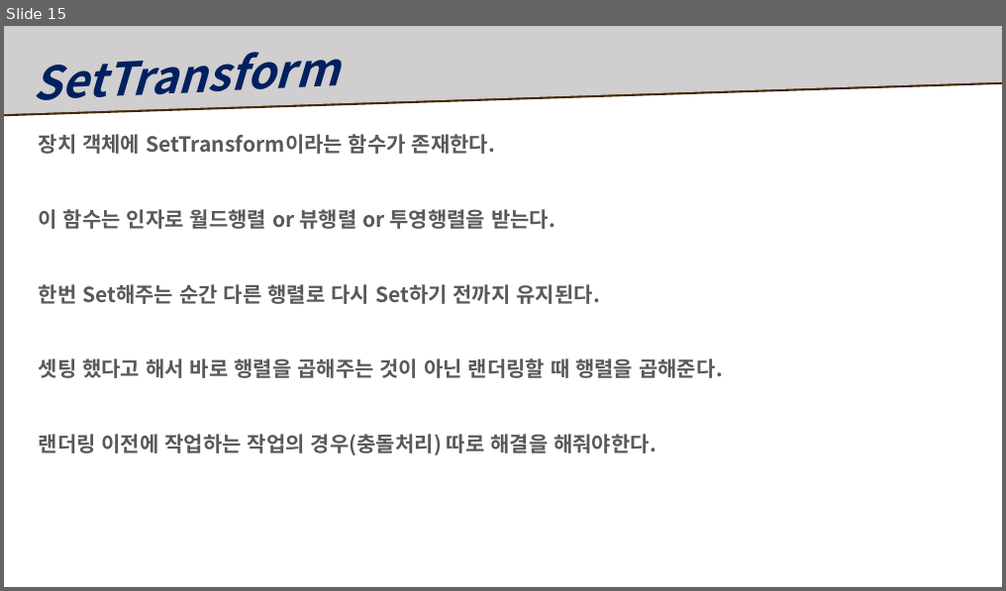
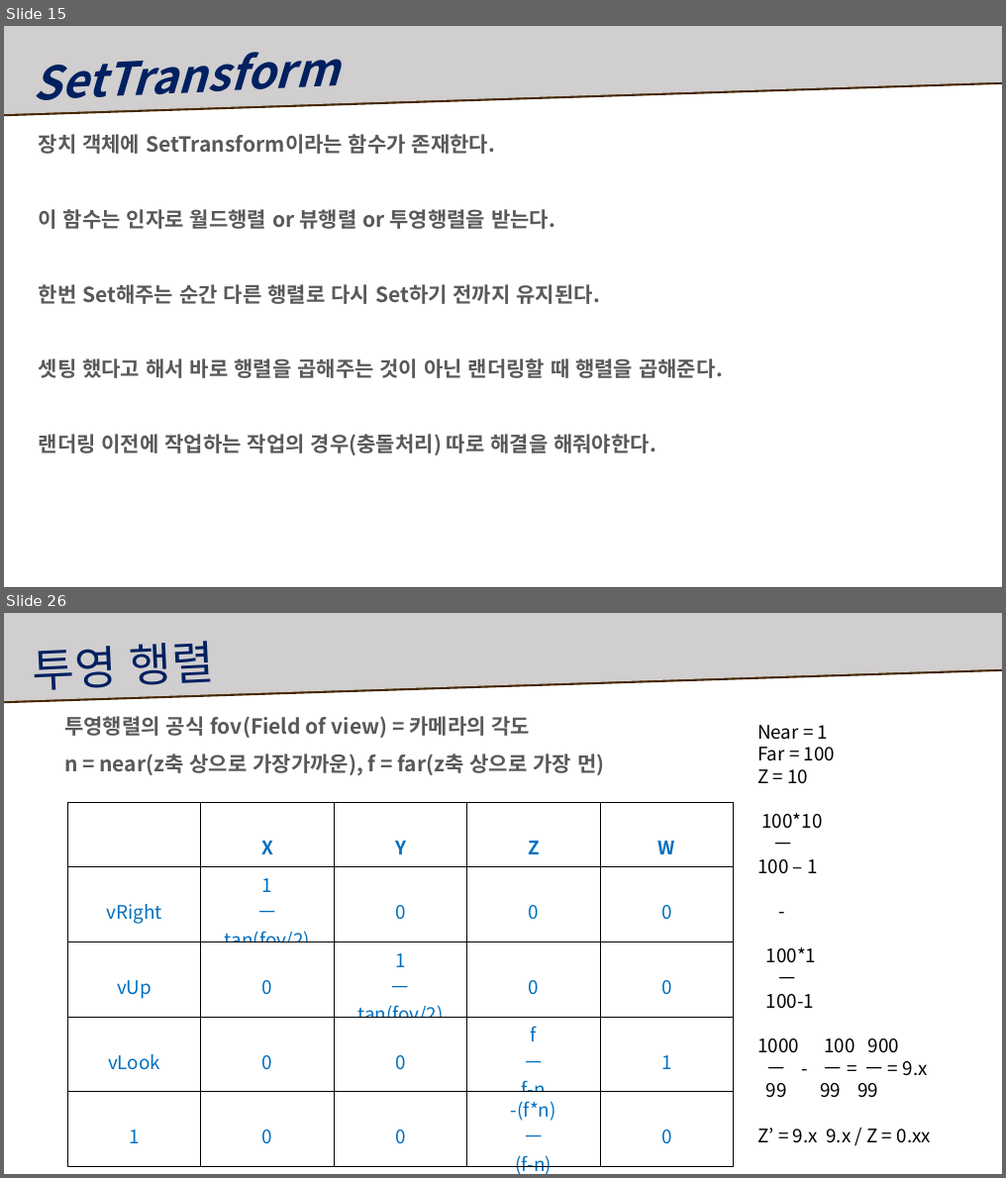
Before and after one commit to Ahnhyunsoo/Study, a slide deck: 5Month/복습자료/수업 복습.pptx. Shown one above the other, each under a label of ours: slide 15 before the commit, slides 15 and 26 after it; the slides between them are not shown. The pictures are 1006x591 and 1006x1178 pixels, drawn with LibreOffice and Linux fonts; fonts in the diff are those of the drawing. Boxes give left, top, right and bottom in pixels: in the first picture for what was removed or moved away, otherwise in the second. Text is boxed around its words. In the diff, an @@ line names an element or a change of style, - is before the commit and + after.

```diff
--- a/5Month/복습자료/수업 복습.pptx
+++ b/5Month/복습자료/수업 복습.pptx
@@ slide 26 added at box(4, 613, 1002, 1174), background #FFFFFF @@
@@ freeform shape added at box(4, 613, 1002, 701), fill #D0CECE @@
@@ text added at box(34, 641, 214, 699), 44 pt, text #002060 @@
+투영 행렬
@@ text added at box(64, 716, 604, 775), 20 pt, text #595959, bold @@
+투영행렬의 공식 fov(Field of view) = 카메라의 각도
+n = near(z축 상으로 가장가까운), f = far(z축 상으로 가장 먼)
@@ text added at box(757, 725, 932, 1144), 18 pt, text #000000 @@
+Near = 1
+Far = 100
+Z = 10
+100*10
+ㅡ
+100 – 1
+-
+100*1
+ㅡ
+100-1
+1000 100 900
+ㅡ - ㅡ = ㅡ = 9.x
+99 99 99
+Z’ = 9.x 9.x / Z = 0.xx
@@ table added at box(67, 803, 734, 1174), 5 rows, 5 columns @@
+ | X | Y | Z | W
+vRight | 1 / ㅡ / tan(fov/2) | 0 | 0 | 0
+vUp | 0 | 1 / ㅡ / tan(fov/2) | 0 | 0
+vLook | 0 | 0 | f / ㅡ / f-n | 1
+1 | 0 | 0 | -(f*n) / ㅡ / (f-n) | 0
```
Also in this commit, not shown: 4 slides changed, 17 other slides added, 1 slide removed, 3 other files.
